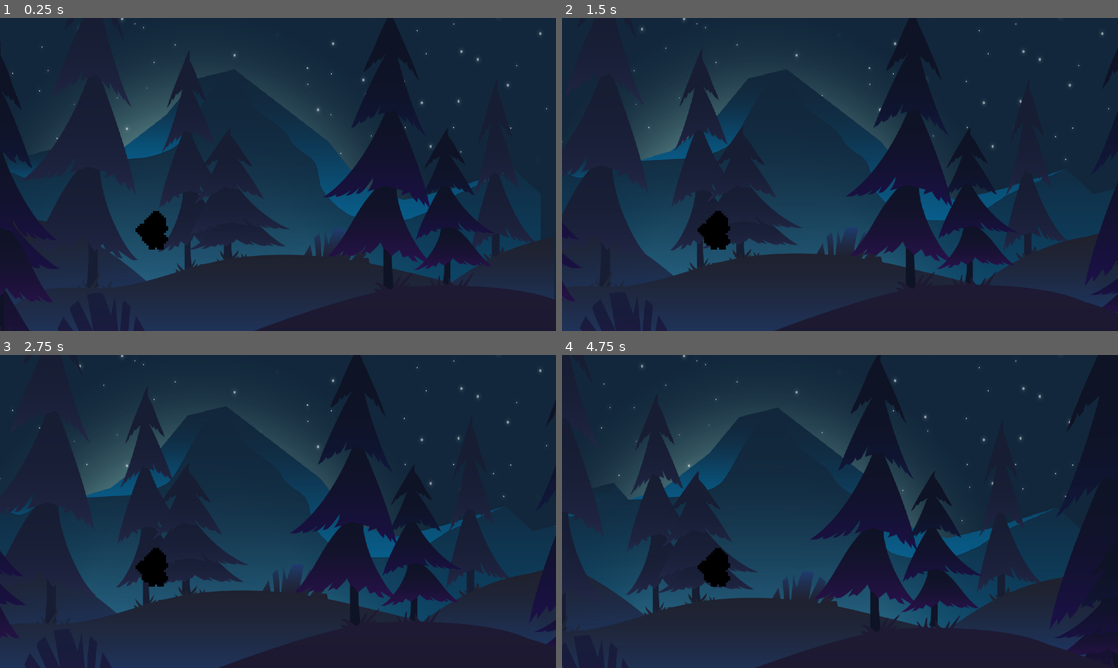
Above: before the commit, frames 1-4 (two rows, left to right).
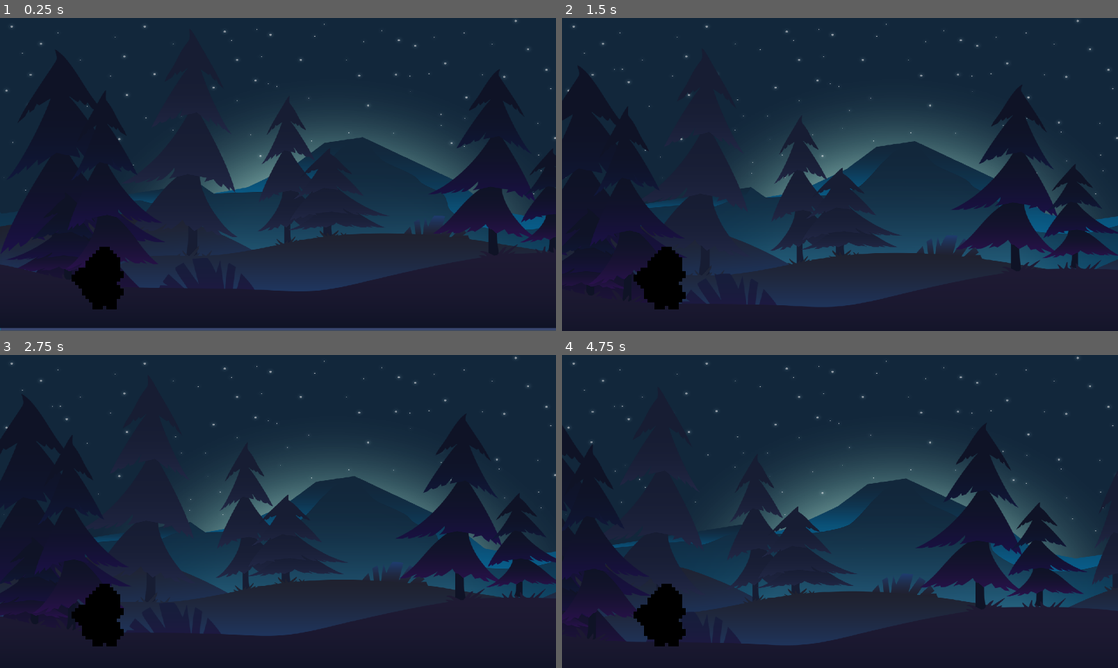
Above: after the commit, the same moments.

Repository: TsuYorudan/game
Game: Godot game, scene res://Scenes/Main.tscn
Two runs of this game, one before a commit and one after it. Both use one fixed random seed, a clock stepped at 60 frames per second and the inputs below.
Inputs:
- Up to frame 1 (0.25 s): no input
- Up to frame 2 (1.5 s): hold Up (chaka) 0.53-1.28 s; hold D (right) from 0.53 s (still down); tap W (jump) at 0.77, 1.07 s; tap Down (don) at 0.8, 1.35 s
- Up to frame 3 (2.75 s): tap W (jump) at 1.52, 1.82 s; tap Left (pata) at 1.55 s; release D (right) at 2.03 s; hold A (left) from 2.03 s (still down); hold Left (pata) from 2.03 s (still down); tap Right (pon) at 2.3 s
- Up to frame 4 (4.75 s): release A (left) at 2.78 s; release Left (pata) at 2.78 s; hold D (right) 2.78-4.28 s; tap Right (pon) at 2.85 s; tap W (jump) at 3.02, 3.05, 3.32, 4.52 s; hold W (jump) 3.53-4.28 s; tap Up (chaka) at 3.8, 4.35 s; hold A (left) from 4.28 s (still down); tap Down (don) at 4.55 s

The runs differ from the first frame. In frame 1, 29% of the frame differs, in the area x 0-100%, y 0-100%; in frame 2, 29%; in frame 3, 28%; in frame 4, 31%.

Commit message:
command manager fix

Diff:
--- a/game-main-(2)/Scenes/Main.tscn
+++ b/game-main-(2)/Scenes/Main.tscn
@@ -22,20 +22,19 @@
 [node name="BG" parent="." instance=ExtResource("3_pbw6q")]
 
 [node name="CharacterBody2D" parent="." instance=ExtResource("3_kln2b")]
-position = Vector2(-123, 643)
-scale = Vector2(10, 10)
+position = Vector2(234, 674)
+scale = Vector2(8, 8)
 script = ExtResource("4_vy5pj")
 speed = 200.0
-jump_velocity = -300.0
+jump_velocity = -500.0
 
 [node name="Camera2D" type="Camera2D" parent="CharacterBody2D"]
-position = Vector2(56.6, -34.7)
-scale = Vector2(0.1, 0.1)
-zoom = Vector2(0.5, 0.5)
+position = Vector2(50.375, -38.75)
+scale = Vector2(0.125, 0.125)
 
 [node name="StaticBody2D" type="StaticBody2D" parent="."]
 position = Vector2(13, -12)
 
 [node name="CollisionShape2D" type="CollisionShape2D" parent="StaticBody2D"]
-position = Vector2(-2, 671)
+position = Vector2(79, 668)
 shape = SubResource("WorldBoundaryShape2D_vy5pj")
--- a/game-main-(2)/Scenes/bg.tscn
+++ b/game-main-(2)/Scenes/bg.tscn
@@ -19,7 +19,8 @@
 motion_mirroring = Vector2(1920, 0)
 
 [node name="Sprite2D" type="Sprite2D" parent="ParallaxBackground2/ParallaxLayer5"]
-position = Vector2(576, 324)
+position = Vector2(960, 371.119)
+scale = Vector2(1, 0.687944)
 texture = ExtResource("1_h0vxs")
 offset = Vector2(0, 0.145)
 
@@ -28,8 +29,8 @@
 motion_mirroring = Vector2(1920, 0)
 
 [node name="Sprite2D" type="Sprite2D" parent="ParallaxBackground2/ParallaxLayer4"]
-position = Vector2(576, 324)
-scale = Vector2(1, 1.35)
+position = Vector2(965, 453.603)
+scale = Vector2(1, 0.826439)
 texture = ExtResource("2_wh7op")
 offset = Vector2(0, 0.145)
 
@@ -39,8 +40,8 @@
 motion_mirroring = Vector2(1920, 0)
 
 [node name="Sprite2D" type="Sprite2D" parent="ParallaxBackground2/ParallaxLayer"]
-position = Vector2(576, 324)
-scale = Vector2(1, 1.04167)
+position = Vector2(965, 372.891)
+scale = Vector2(1, 0.690448)
 texture = ExtResource("3_k2fby")
 offset = Vector2(0, 0.145)
 
@@ -50,8 +51,8 @@
 motion_mirroring = Vector2(1920, 0)
 
 [node name="Sprite2D" type="Sprite2D" parent="ParallaxBackground2/ParallaxLayer2"]
-position = Vector2(576, 324)
-scale = Vector2(0.998975, 1)
+position = Vector2(960, 359.975)
+scale = Vector2(0.998975, 0.672088)
 texture = ExtResource("4_gtuxm")
 offset = Vector2(0, 0.145)
 
@@ -61,6 +62,7 @@
 motion_mirroring = Vector2(1920, 0)
 
 [node name="Sprite2D" type="Sprite2D" parent="ParallaxBackground2/ParallaxLayer3"]
-position = Vector2(576, 324)
+position = Vector2(956.25, 356.476)
+scale = Vector2(1, 0.665606)
 texture = ExtResource("5_hjmtd")
 offset = Vector2(0, 0.145)
--- /dev/null
+++ b/game-main-(2)/Scenes/command_manager.gd
@@ -0,0 +1,11 @@
+extends Node
+
+
+# Called when the node enters the scene tree for the first time.
+func _ready() -> void:
+	pass # Replace with function body.
+
+
+# Called every frame. 'delta' is the elapsed time since the previous frame.
+func _process(delta: float) -> void:
+	pass
--- a/game-main-(2)/Scenes/player.gd
+++ b/game-main-(2)/Scenes/player.gd
@@ -1,7 +1,7 @@
 extends CharacterBody2D
 
 @export var speed: float = 200.0
-@export var jump_velocity: float = -300.0
+@export var jump_velocity: float = -500.0
 var gravity = ProjectSettings.get_setting("physics/2d/default_gravity")
 
 func _physics_process(delta):
@@ -16,13 +16,5 @@
 		direction.x -= 1.5
 	if Input.is_action_pressed("jump") and is_on_floor():
 		velocity.y = jump_velocity
-	if Input.is_action_just_pressed("pata"):
-		print("pata")
-	if Input.is_action_just_pressed("pon"):
-		print("pon")
-	if Input.is_action_just_pressed("don"):
-		print("don")
-	if Input.is_action_just_pressed("chaka"):
-		print("chaka")
 	velocity.x = direction.x * speed
 	move_and_slide()
--- a/game-main-(2)/Scripts/CombatManager.gd
+++ /dev/null
@@ -1,12 +0,0 @@
-extends Node
-
-func _ready():
-	var rhythm_input = get_tree().get_first_node_in_group("rhythm_input")
-	if rhythm_input:
-		rhythm_input.command_entered.connect(_on_command_entered)
-
-func _on_command_entered(command: Array[String]):
-	print("Player entered:", command)
-
-	if command == ["pata", "pon", "don", "chaka"]:
-		print("Powerful Attack Executed!")
--- a/game-main-(2)/Scripts/command_manager.gd
+++ b/game-main-(2)/Scripts/command_manager.gd
@@ -1,23 +1,46 @@
 extends Node
 
-var command_queue = []
-var max_command_length = 4
-
-var commands = {
-
+@export var commands: Dictionary = {
+	"pata pata pata pon": "stabilize",
+	"pon pon pata pon": "counter_attack",
+	"chaka chaka pata pon": "shield",
+	"don don chaka chaka": "calm_enemy"
 }
 
-func register_beat(beat_sound):
+var command_queue: Array = []
+var max_command_length: int = 4
+
+func _process(delta):
+	if Input.is_action_just_pressed("pata"):
+		register_beat("pata")
+	if Input.is_action_just_pressed("pon"):
+		register_beat("pon")
+	if Input.is_action_just_pressed("don"):
+		register_beat("don")
+	if Input.is_action_just_pressed("chaka"):
+		register_beat("chaka")
+
+func register_beat(beat_sound: String) -> void:
 	command_queue.append(beat_sound)
 	if command_queue.size() > max_command_length:
 		command_queue.pop_front()  # Keep queue size limited
 
+	print("Current Queue:", command_queue)  # 🔥 Debugging print
 	check_command()
 
-func check_command():
+func check_command() -> void:
 	var command_string = " ".join(command_queue)
+	print("Checking command:", command_string)  # 🔥 Debugging print
+
 	if command_string in commands:
+		print("✅ Command recognized:", commands[command_string])  # 🔥 Debugging print
 		execute_command(commands[command_string])
+	else:
+		print("❌ No command matched.")
 
-func execute_command(action):
-	get_tree().get_first_node_in_group("battle").process_command(action)
+func execute_command(action: String) -> void:
+	var battle_node = get_tree().get_first_node_in_group("battle")
+	if battle_node:
+		battle_node.process_command(action)
+	else:
+		print("⚠️ No battle node found to process the action.")
Not shown: 1 places in game-main-(2)/Scenes/Main.tscn that only renumber resources
Not shown, added: game-main-(2)/Scenes/command_manager.gd.uid
Not shown, changed: game-main-(2)/Scripts/command_manager.gd.uid
